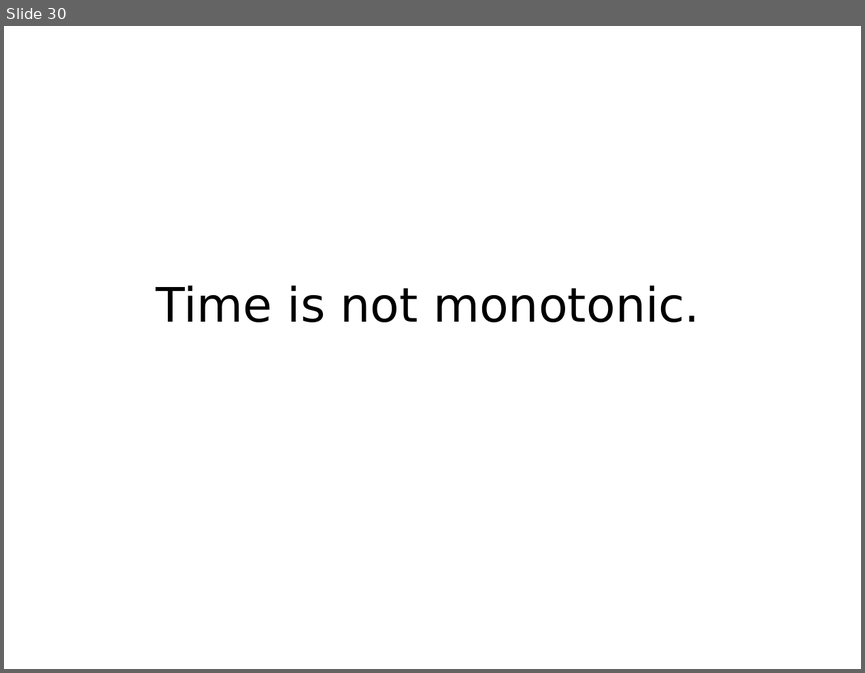
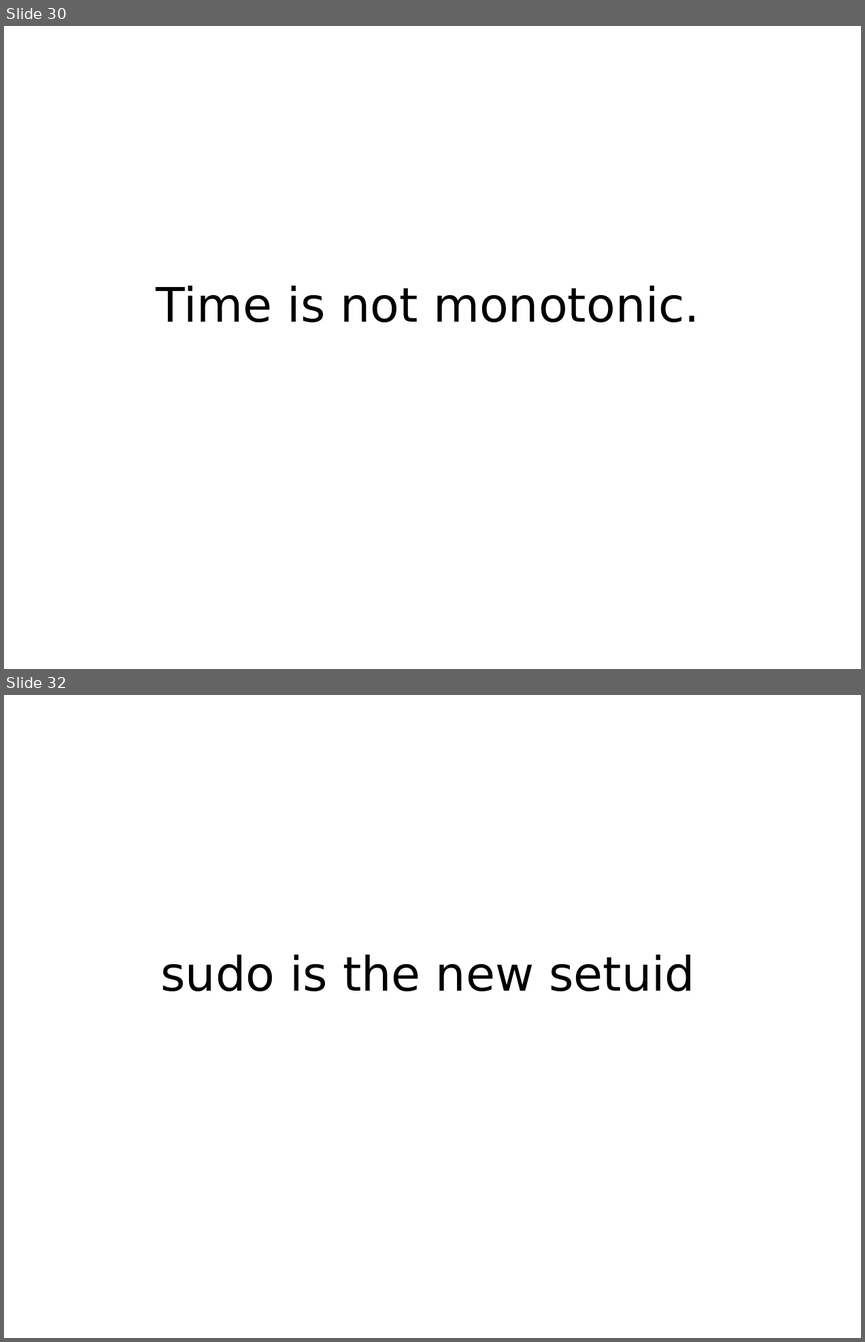
Before and after one commit to mkohler/embedded_python_presentation, a slide deck: embedded_python.odp. Shown one above the other, each under a label of ours: slide 30 before the commit, slides 30 and 32 after it; the slides between them are not shown. The pictures are 865x673 and 865x1342 pixels, drawn with LibreOffice and Linux fonts; fonts in the diff are those of the drawing. Boxes give left, top, right and bottom in pixels: in the first picture for what was removed or moved away, otherwise in the second. Text is boxed around its words. In the diff, an @@ line names an element or a change of style, - is before the commit and + after.

```diff
--- a/embedded_python.odp
+++ b/embedded_python.odp
@@ slide 32 added at [4,695,861,1338], background #FFFFFF @@
@@ title added at [161,955,695,991], 44 pt, text #000000 @@
+sudo is the new setuid
```
Also in this commit, not shown: 3 other slides added.
